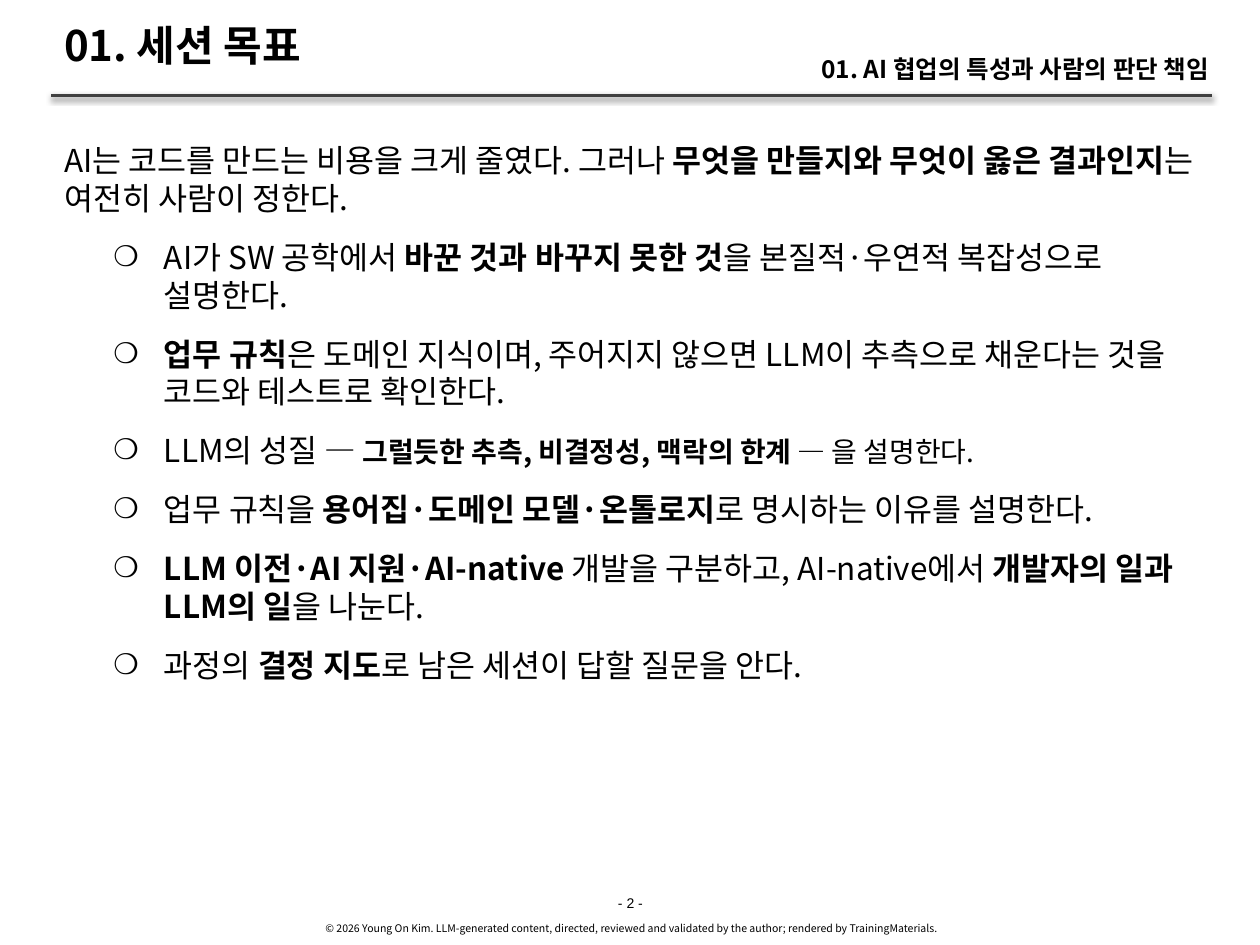
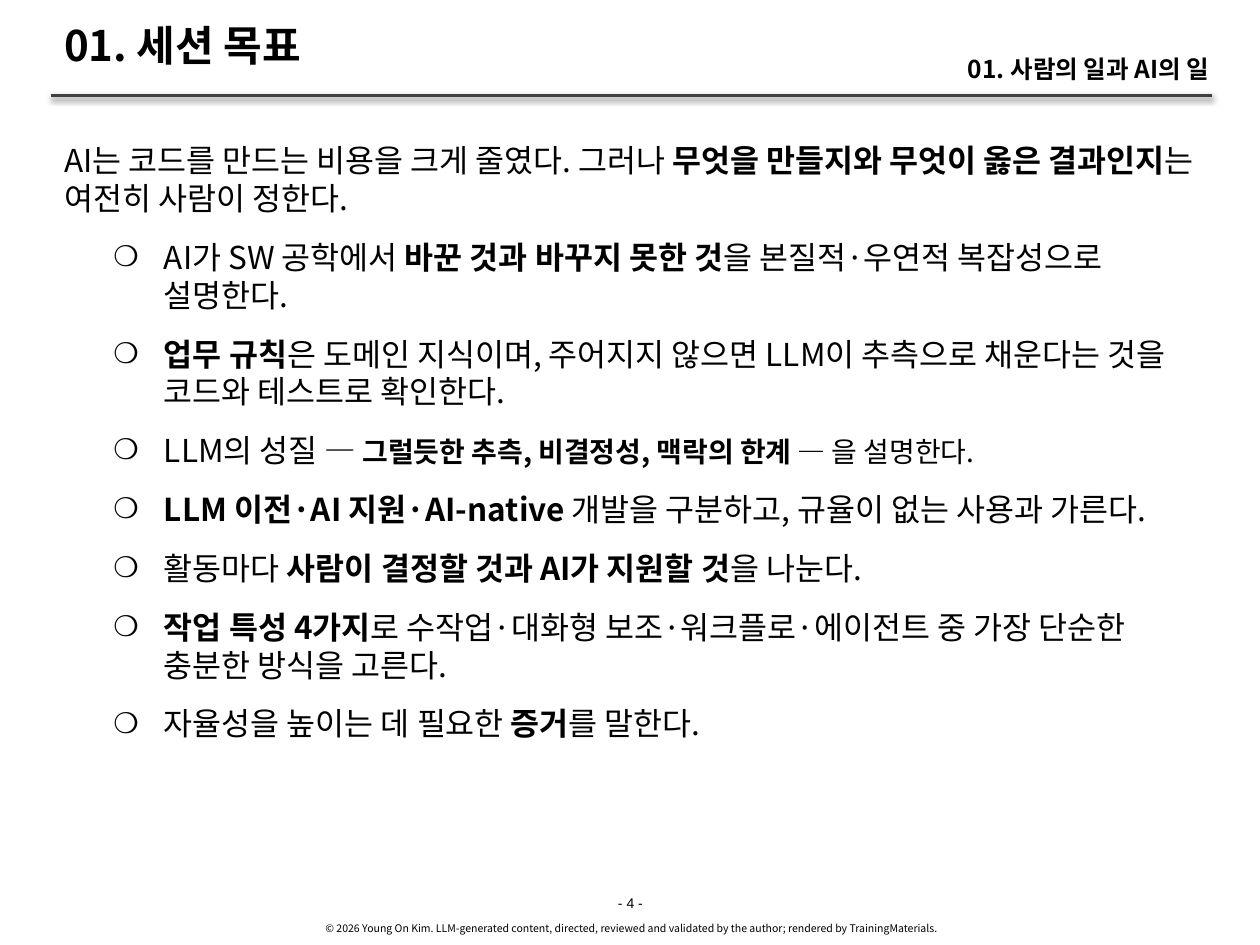
Before and after one commit to YoungSan77/TrainingMaterials, a slide deck: slide 4 of courses/ai-native/sessions/s01.pptx (slide 2 before the commit). Drawn at 1260x945 pixels with LibreOffice and Linux fonts; fonts in the diff are those of the drawing. Boxes give left, top, right and bottom in pixels: in the first picture for what was removed or moved away, otherwise in the second. Text is boxed around its words. In the diff, an @@ line names an element or a change of style, - is before the commit and + after.

```diff
--- a/courses/ai-native/sessions/s01.pptx
+++ b/courses/ai-native/sessions/s01.pptx
@@ text at [968, 57, 1210, 81]: text changed @@
-01. AI 협업의 특성과 사람의 판단 책임
+01. 사람의 일과 AI의 일
@@ text at [164, 494, 1147, 738]: text changed @@
-    ❍ 업무 규칙을 용어집·도메인 모델·온톨로지로 명시하는 이유를 설명한다.
-    ❍ LLM 이전·AI 지원·AI-native 개발을 구분하고, AI-native에서 개발자의 일과 LLM의 일을 나눈다.
-    ❍ 과정의 결정 지도로 남은 세션이 답할 질문을 안다.
+    ❍ LLM 이전·AI 지원·AI-native 개발을 구분하고, 규율이 없는 사용과 가른다.
+    ❍ 활동마다 사람이 결정할 것과 AI가 지원할 것을 나눈다.
+    ❍ 작업 특성 4가지로 수작업·대화형 보조·워크플로·에이전트 중 가장 단순한 충분한 방식을 고른다.
+    ❍ 자율성을 높이는 데 필요한 증거를 말한다.
@@ text at [627, 898, 635, 908]: text changed @@
-- 2 -
+- 4 -
```
Also in this commit, not shown: 21 other slides changed, 12 slides added, 6 slides removed, 43 other files.
